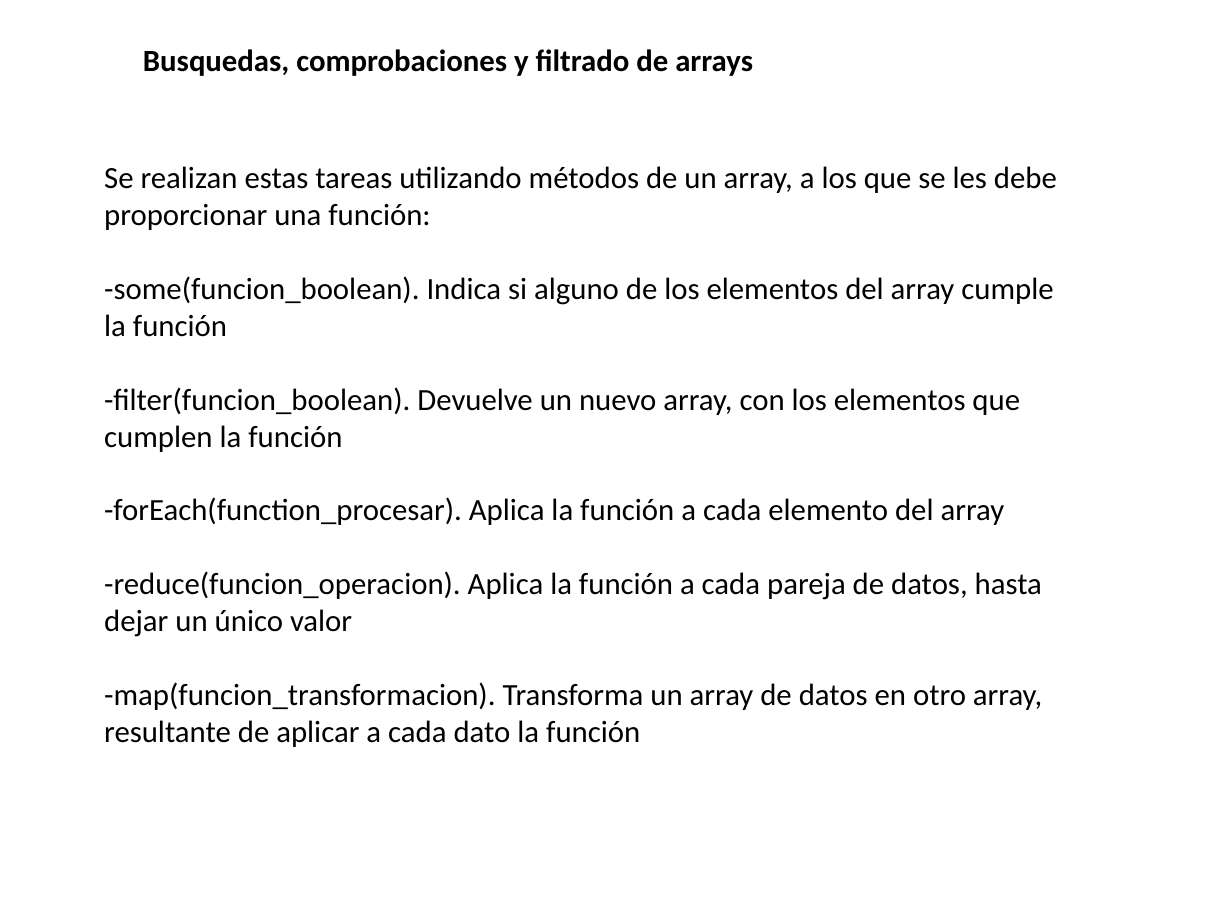
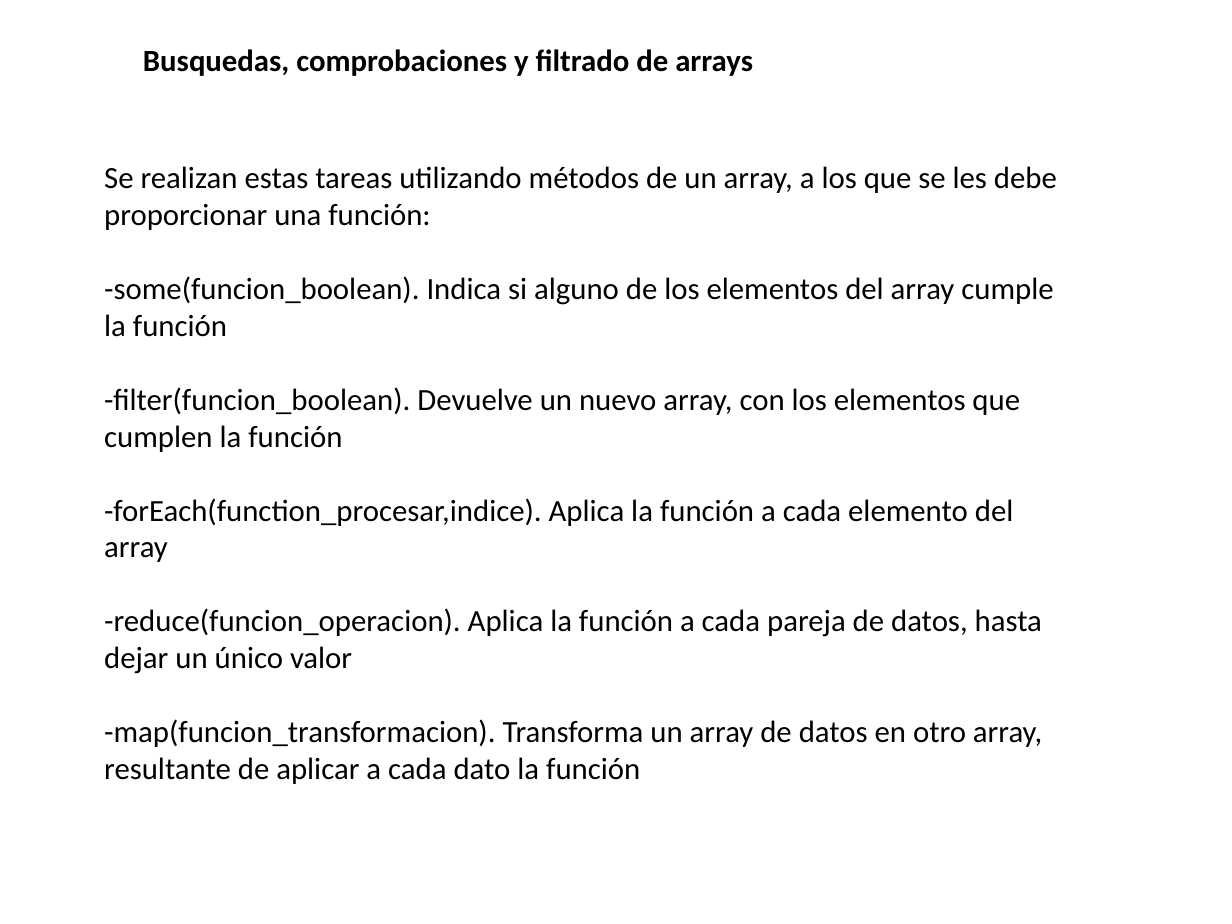
Before and after one commit to amartinsierra/javascript2025, a slide deck: slide 23 of pizarra.pptx. Drawn at 1232x924 pixels with LibreOffice and Linux fonts; fonts in the diff are those of the drawing. Boxes give left, top, right and bottom in pixels: in the first picture for what was removed or moved away, otherwise in the second. Text is boxed around its words. In the diff, an @@ line names an element or a change of style, - is before the commit and + after.

```diff
--- a/pizarra.pptx
+++ b/pizarra.pptx
@@ text at [104, 498, 1014, 562]: text changed @@
--forEach(function_procesar). Aplica la función a cada elemento del array
+-forEach(function_procesar,indice). Aplica la función a cada elemento del array
```
Also in this commit, not shown: 3 slides added, 2 other files.
